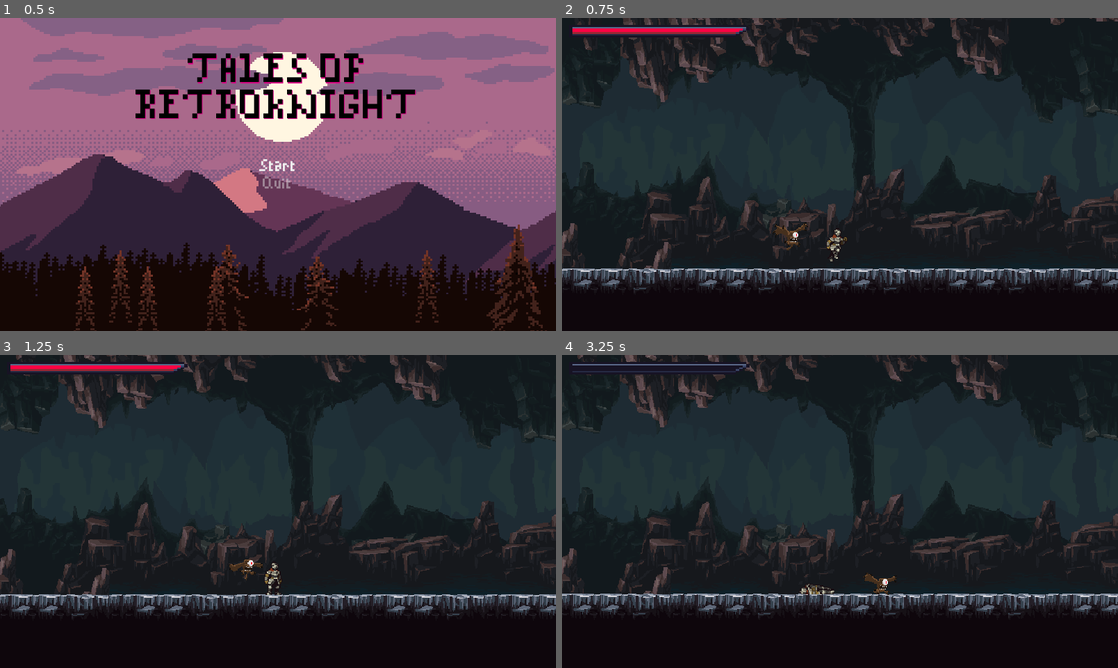
Above: before the commit, frames 1-4 (two rows, left to right).
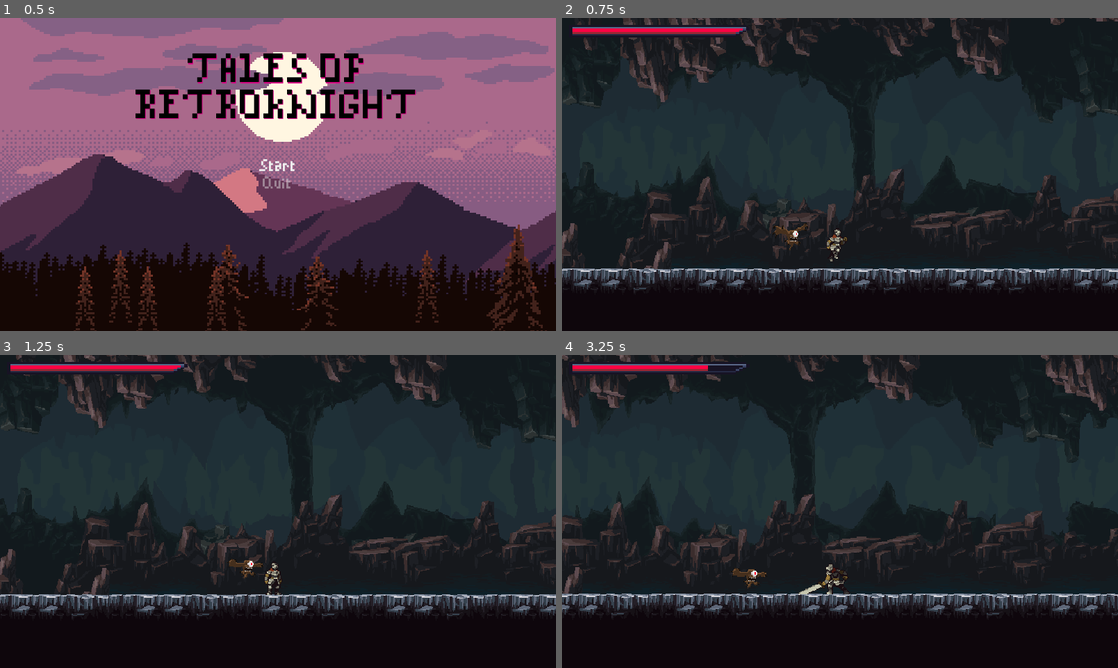
Above: after the commit, the same moments.

Repository: Astrol99/RetroKnight
Game: Godot game, scene res://src/MainMenu/MainMenu.tscn
The game is run twice, just before and just after one commit, with the same random seed, the same clock (stepped at 60 frames per second) and the same inputs.
Inputs (mouse positions are in pixels of both pictures, inside the frame that each line leads up to):
- Up to frame 1 (0.5 s): no input
- Up to frame 2 (0.75 s): click "Start" at 0.5 s
- Up to frame 3 (1.25 s): no input
- Up to frame 4 (3.25 s): move the mouse to (962, 495) at 1.27 s; hold Right (ui_right) 1.28-2.78 s; click (962, 495) at 1.35 s; tap Up (ui_up) at 1.52, 2.27 s; move the mouse to (728, 527) at 2.02 s; tap Shift (roll) at 2.1 s; move the mouse to (895, 442) at 2.77 s; hold Left (ui_left) from 2.78 s (still down); click (895, 442) at 2.85 s

Frame 1 is identical in both runs. In frame 2, less than 0.1% of the frame differs, in the area x 37-45%, y 65-75%; in frame 3, 0.1%; in frame 4, 16%, in the area x 0-100%, y 0-84%.

Commit message:
Fixed health bar bug not connecting with signals, and fixed signal connection to functions with required parameters

Diff:
--- a/src/Entities/FlyingEye/Flying Eye.gd
+++ b/src/Entities/FlyingEye/Flying Eye.gd
@@ -105,7 +105,7 @@
 	velocity = Vector2.ZERO
 	state = States.ATTACK
 
-func _on_Stats_no_health():
+func _on_Stats_no_health(_value):
 	velocity = Vector2.ZERO
 	state = States.DEATH
 
--- a/src/Entities/FlyingEye/Flying Eye.tscn
+++ b/src/Entities/FlyingEye/Flying Eye.tscn
@@ -28,6 +28,38 @@
 atlas = ExtResource( 4 )
 region = Rect2( 450, 0, 150, 150 )
 
+[sub_resource type="AtlasTexture" id=17]
+atlas = ExtResource( 1 )
+region = Rect2( 0, 0, 150, 150 )
+
+[sub_resource type="AtlasTexture" id=18]
+atlas = ExtResource( 1 )
+region = Rect2( 150, 0, 150, 150 )
+
+[sub_resource type="AtlasTexture" id=19]
+atlas = ExtResource( 1 )
+region = Rect2( 300, 0, 150, 150 )
+
+[sub_resource type="AtlasTexture" id=20]
+atlas = ExtResource( 1 )
+region = Rect2( 450, 0, 150, 150 )
+
+[sub_resource type="AtlasTexture" id=21]
+atlas = ExtResource( 1 )
+region = Rect2( 600, 0, 150, 150 )
+
+[sub_resource type="AtlasTexture" id=22]
+atlas = ExtResource( 1 )
+region = Rect2( 750, 0, 150, 150 )
+
+[sub_resource type="AtlasTexture" id=23]
+atlas = ExtResource( 1 )
+region = Rect2( 900, 0, 150, 150 )
+
+[sub_resource type="AtlasTexture" id=24]
+atlas = ExtResource( 1 )
+region = Rect2( 1050, 0, 150, 150 )
+
 [sub_resource type="AtlasTexture" id=9]
 atlas = ExtResource( 3 )
 region = Rect2( 0, 0, 150, 150 )
@@ -75,38 +107,6 @@
 [sub_resource type="AtlasTexture" id=4]
 atlas = ExtResource( 2 )
 region = Rect2( 450, 0, 150, 150 )
-
-[sub_resource type="AtlasTexture" id=17]
-atlas = ExtResource( 1 )
-region = Rect2( 0, 0, 150, 150 )
-
-[sub_resource type="AtlasTexture" id=18]
-atlas = ExtResource( 1 )
-region = Rect2( 150, 0, 150, 150 )
-
-[sub_resource type="AtlasTexture" id=19]
-atlas = ExtResource( 1 )
-region = Rect2( 300, 0, 150, 150 )
-
-[sub_resource type="AtlasTexture" id=20]
-atlas = ExtResource( 1 )
-region = Rect2( 450, 0, 150, 150 )
-
-[sub_resource type="AtlasTexture" id=21]
-atlas = ExtResource( 1 )
-region = Rect2( 600, 0, 150, 150 )
-
-[sub_resource type="AtlasTexture" id=22]
-atlas = ExtResource( 1 )
-region = Rect2( 750, 0, 150, 150 )
-
-[sub_resource type="AtlasTexture" id=23]
-atlas = ExtResource( 1 )
-region = Rect2( 900, 0, 150, 150 )
-
-[sub_resource type="AtlasTexture" id=24]
-atlas = ExtResource( 1 )
-region = Rect2( 1050, 0, 150, 150 )
 
 [sub_resource type="SpriteFrames" id=25]
 animations = [ {
@@ -114,6 +114,11 @@
 "loop": false,
 "name": "death",
 "speed": 5.0
+}, {
+"frames": [ SubResource( 17 ), SubResource( 18 ), SubResource( 19 ), SubResource( 20 ), SubResource( 21 ), SubResource( 22 ), SubResource( 23 ), SubResource( 24 ) ],
+"loop": false,
+"name": "attack",
+"speed": 10.0
 }, {
 "frames": [ SubResource( 9 ), SubResource( 10 ), SubResource( 11 ), SubResource( 12 ), SubResource( 13 ), SubResource( 14 ), SubResource( 15 ), SubResource( 16 ) ],
 "loop": true,
@@ -124,11 +129,6 @@
 "loop": false,
 "name": "takehit",
 "speed": 5.0
-}, {
-"frames": [ SubResource( 17 ), SubResource( 18 ), SubResource( 19 ), SubResource( 20 ), SubResource( 21 ), SubResource( 22 ), SubResource( 23 ), SubResource( 24 ) ],
-"loop": false,
-"name": "attack",
-"speed": 10.0
 } ]
 
 [sub_resource type="CapsuleShape2D" id=26]
@@ -156,6 +156,7 @@
 [node name="AnimatedSprite" type="AnimatedSprite" parent="."]
 frames = SubResource( 25 )
 animation = "flight"
+frame = 7
 speed_scale = 2.0
 playing = true
 
--- a/src/Entities/Player/Player.gd
+++ b/src/Entities/Player/Player.gd
@@ -30,7 +30,7 @@
 
 func _ready():
 	stats.connect("no_health", self, "_on_Stats_no_health")
-	stats.connect("health_decreased", self, "on_Stats_health_decrease")
+	stats.connect("health_decreased", self, "_on_Stats_health_decrease")
 	_animation_tree.active = true
 	_sword_hitbox.knockback_vector = roll_vector
 
@@ -102,10 +102,10 @@
 	_hurtbox.start_invincibility(0.6)
 	stats.health -= area.damage
 
-func on_Stats_health_decrease():
+func _on_Stats_health_decrease(_value):
 	state = States.HIT
 
-func _on_Stats_no_health():
+func _on_Stats_no_health(_value):
 	velocity = Vector2.ZERO
 	state = States.DEATH
 
--- a/src/Entities/Player/Player.tscn
+++ b/src/Entities/Player/Player.tscn
@@ -545,9 +545,9 @@
 [node name="Sprite" type="Sprite" parent="."]
 material = SubResource( 81 )
 position = Vector2( 0, -20 )
-texture = ExtResource( 12 )
+texture = ExtResource( 2 )
 hframes = 10
-frame = 5
+frame = 7
 
 [node name="CollisionShape2D" type="CollisionShape2D" parent="."]
 position = Vector2( -1, 1 )
@@ -590,7 +590,6 @@
 [node name="CollisionShape2D" parent="Hurtbox" index="0"]
 shape = SubResource( 70 )
 
-[connection signal="animation_finished" from="AnimationPlayer" to="." method="_on_AnimationPlayer_animation_finished"]
 [connection signal="area_entered" from="Hurtbox" to="." method="_on_Hurtbox_area_entered"]
 [connection signal="invincibility_ended" from="Hurtbox" to="." method="_on_Hurtbox_invincibility_ended"]
 [connection signal="invincibility_started" from="Hurtbox" to="." method="_on_Hurtbox_invincibility_started"]
--- a/src/Entities/Player/PlayerStats.tscn
+++ b/src/Entities/Player/PlayerStats.tscn
@@ -3,3 +3,4 @@
 [ext_resource path="res://src/Entities/Stats/Stats.tscn" type="PackedScene" id=1]
 
 [node name="PlayerStats" instance=ExtResource( 1 )]
+max_health = 5
--- a/src/Entities/Stats/Stats.gd
+++ b/src/Entities/Stats/Stats.gd
@@ -3,7 +3,7 @@
 export var max_health = 1 setget set_max_health
 var health = max_health setget set_health
 
-signal no_health
+signal no_health(value)
 signal health_increased(value)
 signal health_decreased(value)
 signal max_health_changed(value)
@@ -17,11 +17,12 @@
 	emit_signal("max_health_changed")
 
 func set_health(value):
+	var old_health = health
 	health = value
 
 	if health <= 0:
-		emit_signal("no_health")
-	elif value < 0:
-		emit_signal("health_decreased")
-	elif value > 0:
-		emit_signal("health_increased")
+		emit_signal("no_health", value)
+	elif health < old_health:
+		emit_signal("health_decreased", value)
+	elif health > old_health:
+		emit_signal("health_increased", value)
--- a/src/UI/HealthUI.gd
+++ b/src/UI/HealthUI.gd
@@ -5,7 +5,7 @@
 
 onready var health_bar = $HealthBar
 
-func set_health(value = 0):
+func set_health(value):
 	health = clamp(value, 0, max_health)
 	health_bar.value = health
 
@@ -15,8 +15,8 @@
 	health_bar.max_value = max_health
 
 func _ready():
+	self.health = PlayerStats.health
 	self.max_health = PlayerStats.max_health
-	self.health = PlayerStats.health
 
 	if PlayerStats.connect("no_health", self, "set_health") != OK:
 		print("An error occurred when connecting no_health signal to set_health function")
